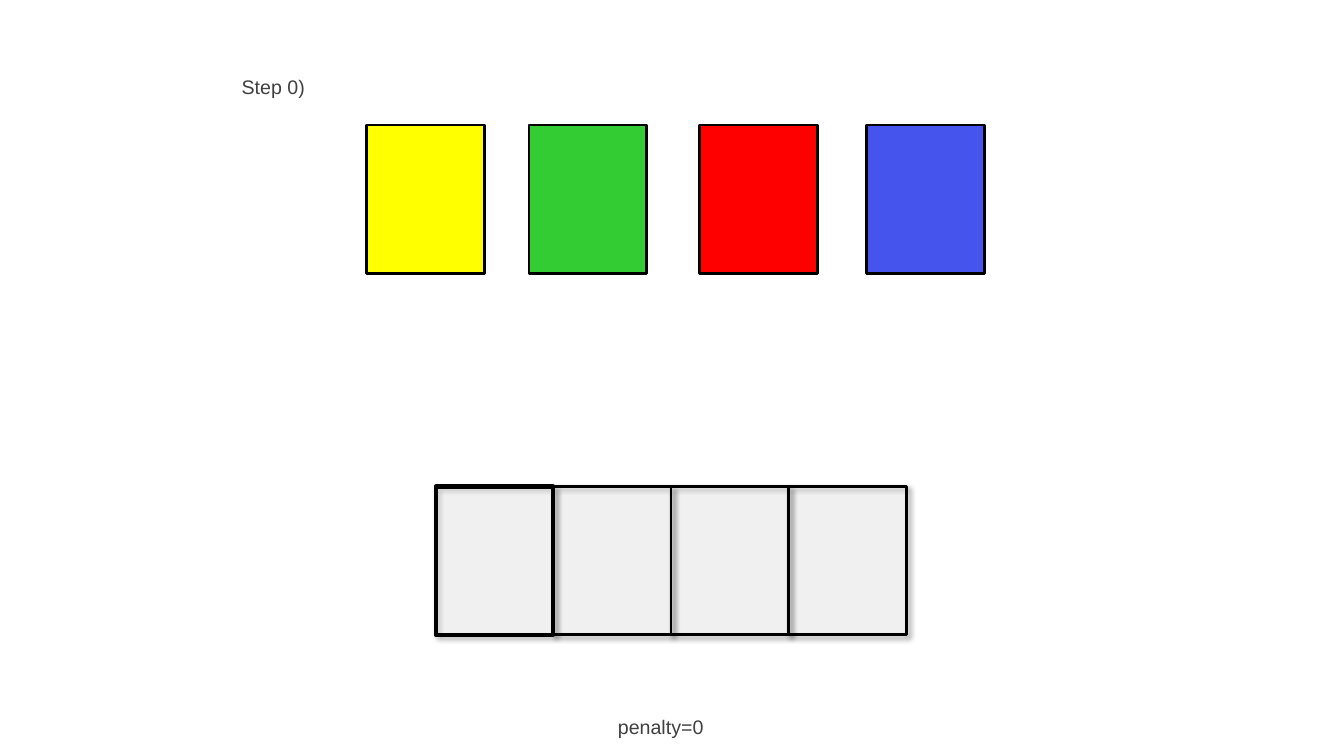
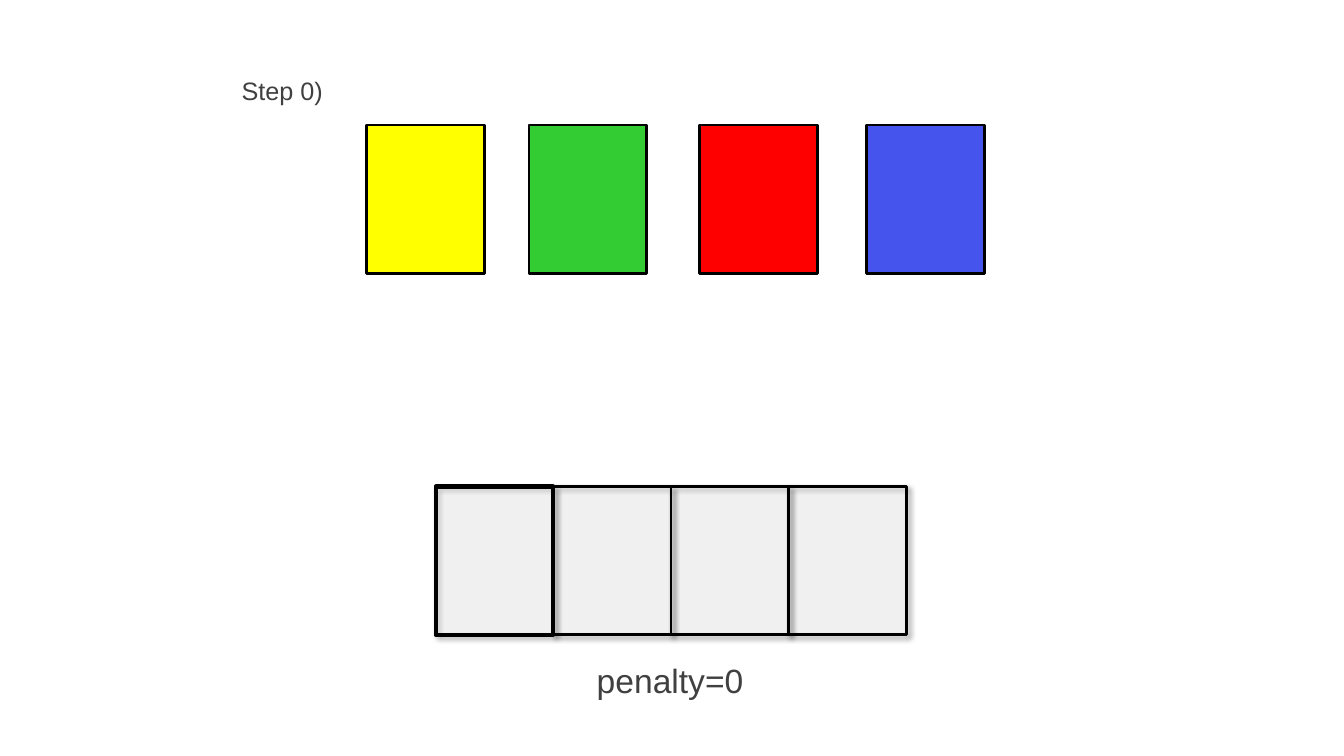
Before and after one commit to CarolinaBianchi/ETPsolver, a slide deck: slide 19 of Optimization/doc/ETPslides_OMAAL_group11.pptx. Drawn at 1344x756 pixels with LibreOffice and Linux fonts; fonts in the diff are those of the drawing; background and template pictures are left out. Boxes give left, top, right and bottom in pixels: in the first picture for what was removed or moved away, otherwise in the second. Text is boxed around its words. In the diff, an @@ line names an element or a change of style, - is before the commit and + after.

```diff
--- a/Optimization/doc/ETPslides_OMAAL_group11.pptx
+++ b/Optimization/doc/ETPslides_OMAAL_group11.pptx
@@ text "Step 0)" at (x1=242, y1=81, x2=322, y2=106): size 14 to 18 pt @@
@@ text "penalty=0" moved from (x1=618, y1=719, x2=704, y2=738) to (x1=597, y1=668, x2=744, y2=700) @@
@@ text "penalty=0" at (x1=597, y1=668, x2=744, y2=700): size 14 to 24 pt @@
```
Also in this commit, not shown: 4 other slides changed, 2 slides added, 1 slide removed.
